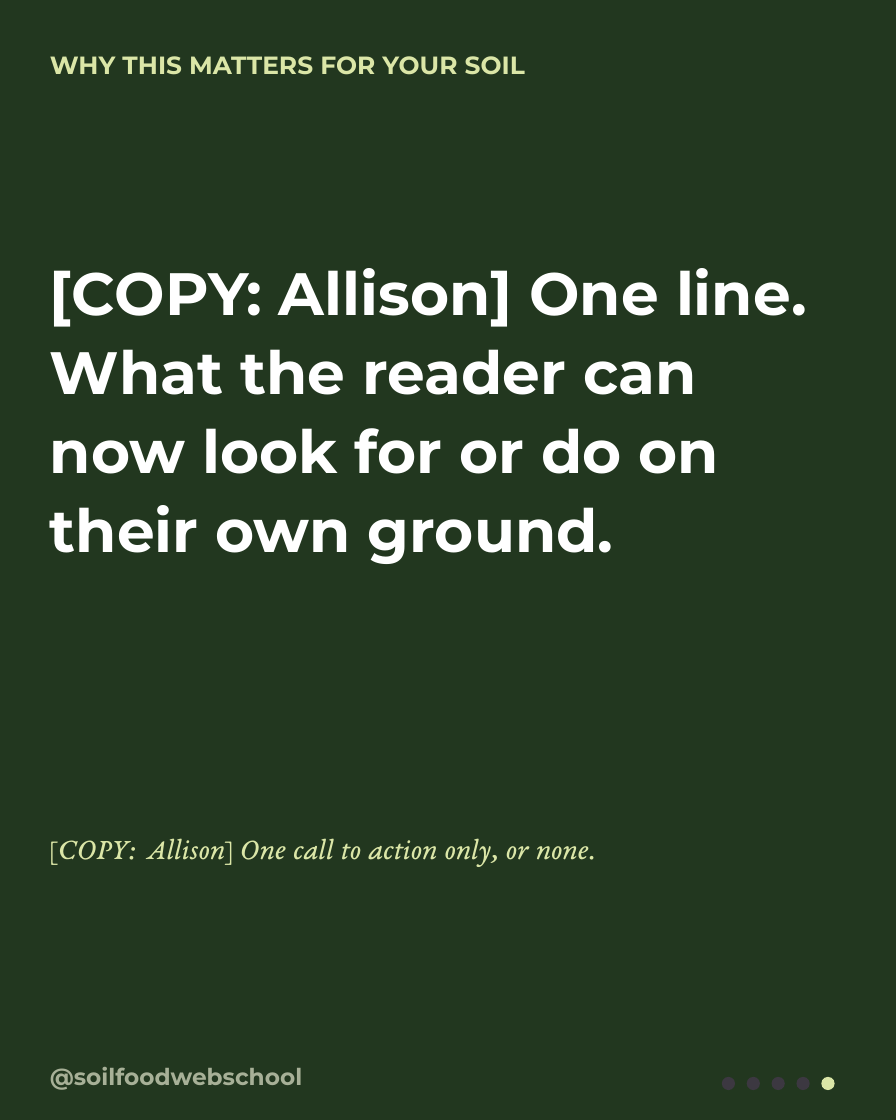
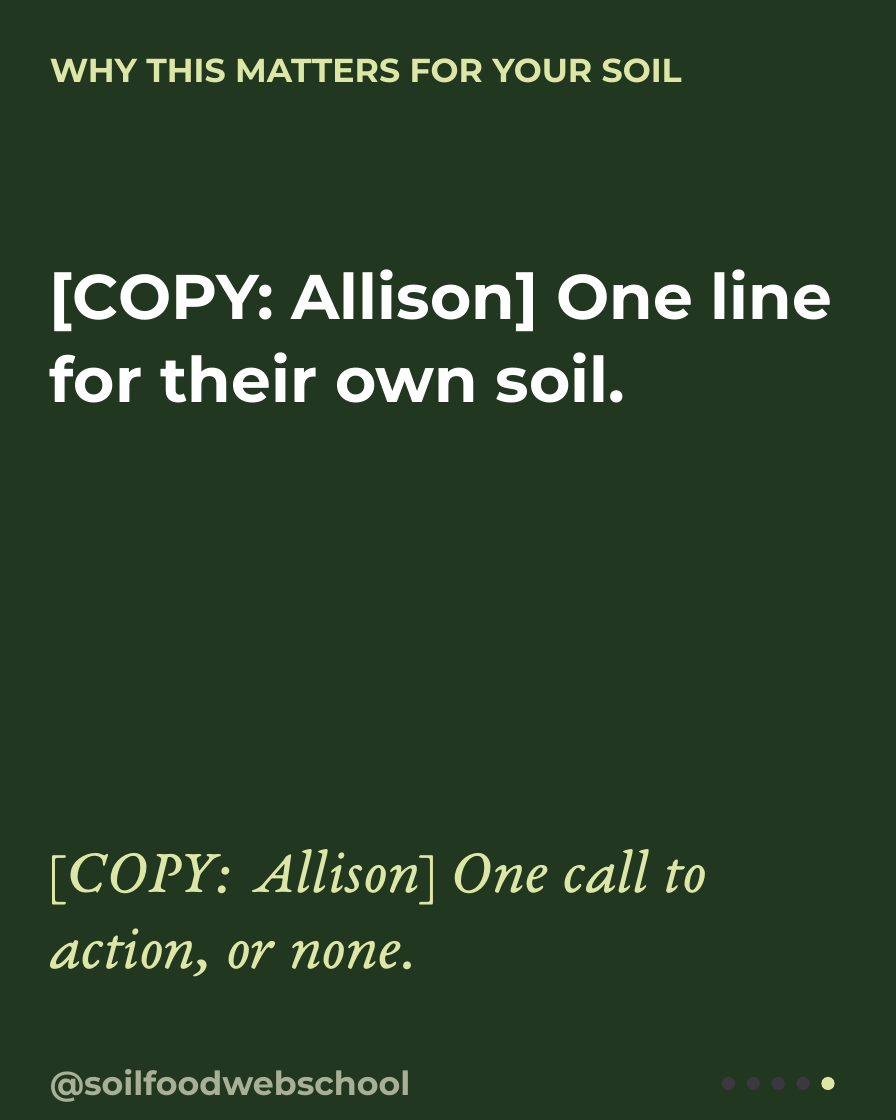
Before and after one commit to linneamoritznyc/SFW-SocialMedia, a slide deck: slide 5 of templates/carousels/did-you-know.pptx. Drawn at 896x1120 pixels with LibreOffice and Linux fonts; fonts in the diff are those of the drawing. Boxes give left, top, right and bottom in pixels: in the first picture for what was removed or moved away, otherwise in the second. Text is boxed around its words. In the diff, an @@ line names an element or a change of style, - is before the commit and + after.

```diff
--- a/templates/carousels/did-you-know.pptx
+++ b/templates/carousels/did-you-know.pptx
@@ text "WHY THIS MATTERS FOR YOUR ..." at (50, 58, 682, 83): size 22.5 to 30 pt @@
@@ text at (50, 269, 833, 403): text changed; size 54 to 57 pt @@
-[COPY: Allison] One line. What the reader can now look for or do on their own ground.
+[COPY: Allison] One line for their own soil.
@@ text at (50, 849, 707, 977): text changed; size 27 to 57 pt @@
-[COPY: Allison] One call to action only, or none.
+[COPY: Allison] One call to action, or none.
@@ text "@soilfoodwebschool" at (50, 1069, 411, 1102): size 21 to 30 pt @@
```
Also in this commit, not shown: 4 other slides changed, 14 other files.
